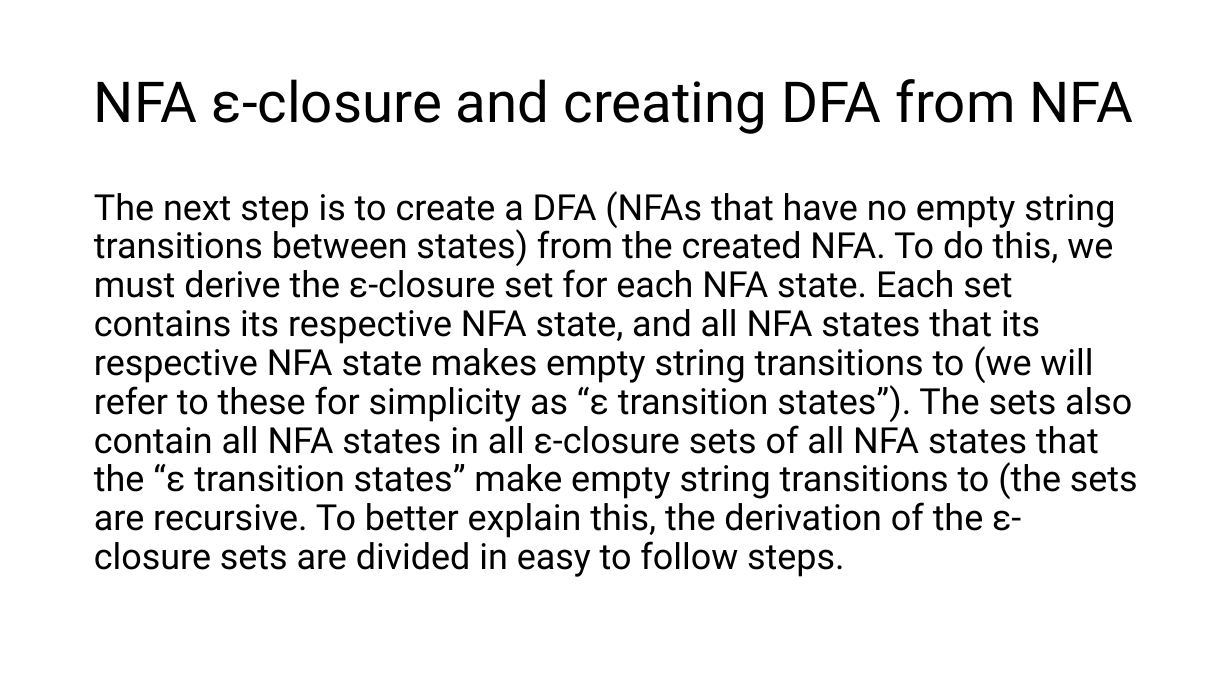
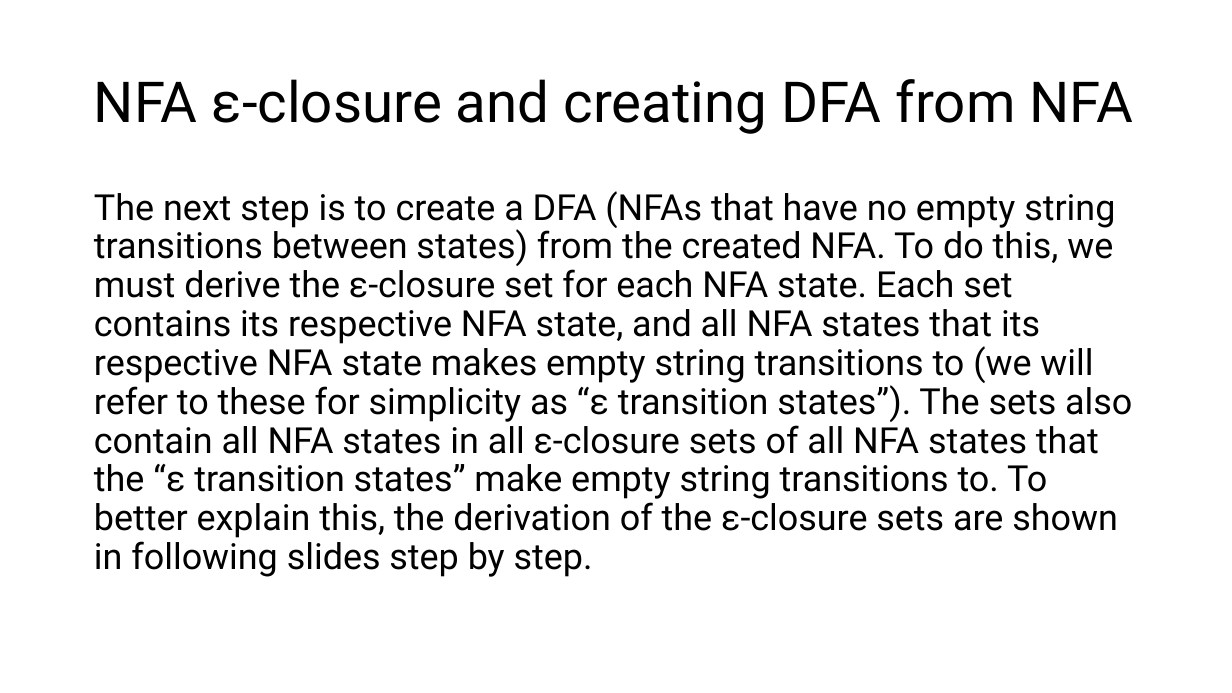
Before and after one commit to Danieldv-s/Research-Materials, a slide deck: slide 25 of Syntax-Analysis/Section2.13Expansion.pptx. Drawn at 1232x693 pixels with LibreOffice and Linux fonts; fonts in the diff are those of the drawing. Boxes give left, top, right and bottom in pixels: in the first picture for what was removed or moved away, otherwise in the second. Text is boxed around its words. In the diff, an @@ line names an element or a change of style, - is before the commit and + after.

```diff
--- a/Syntax-Analysis/Section2.13Expansion.pptx
+++ b/Syntax-Analysis/Section2.13Expansion.pptx
@@ text at (94,191,1132,577): text changed @@
-The next step is to create a DFA (NFAs that have no empty string transitions between states) from the created NFA. To do this, we must derive the ε-closure set for each NFA state. Each set contains its respective NFA state, and all NFA states that its respective NFA state makes empty string transitions to (we will refer to these for simplicity as “ε transition states”). The sets also contain all NFA states in all ε-closure sets of all NFA states that the “ε transition states” make empty string transitions to (the sets are recursive. To better explain this, the derivation of the ε-closure sets are divided in easy to follow steps.
+The next step is to create a DFA (NFAs that have no empty string transitions between states) from the created NFA. To do this, we must derive the ε-closure set for each NFA state. Each set contains its respective NFA state, and all NFA states that its respective NFA state makes empty string transitions to (we will refer to these for simplicity as “ε transition states”). The sets also contain all NFA states in all ε-closure sets of all NFA states that the “ε transition states” make empty string transitions to. To better explain this, the derivation of the ε-closure sets are shown in following slides step by step.
```
Also in this commit, not shown: 43 other slides changed.
